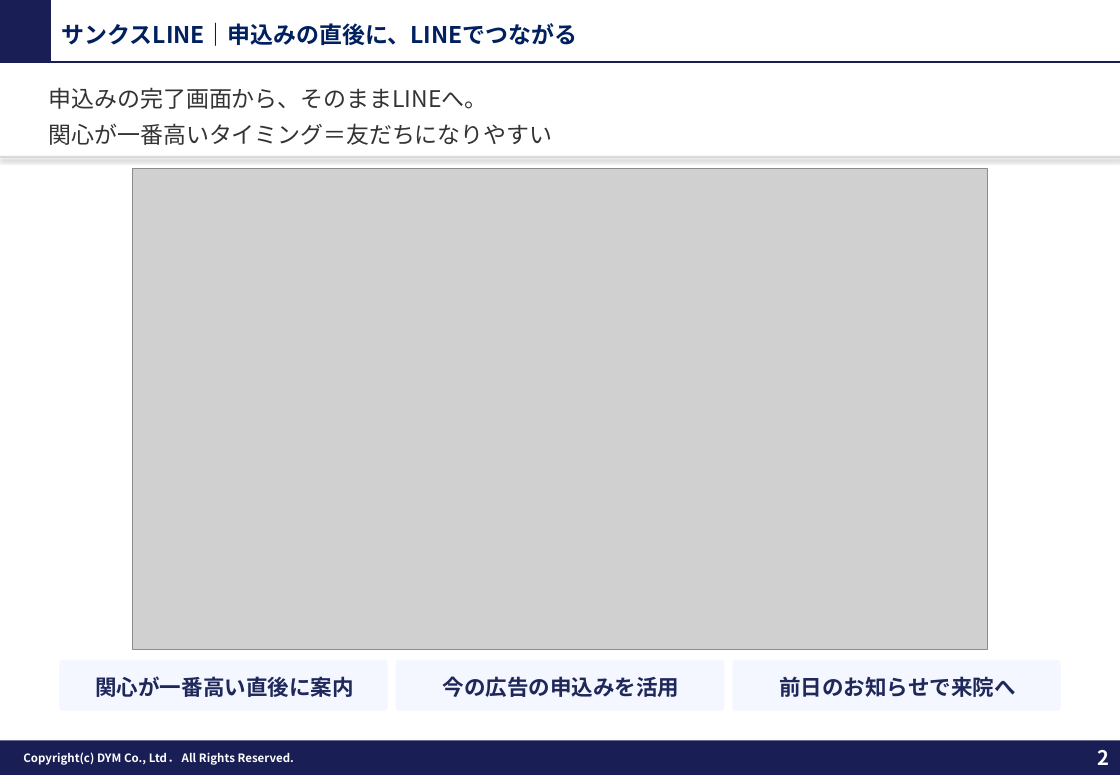
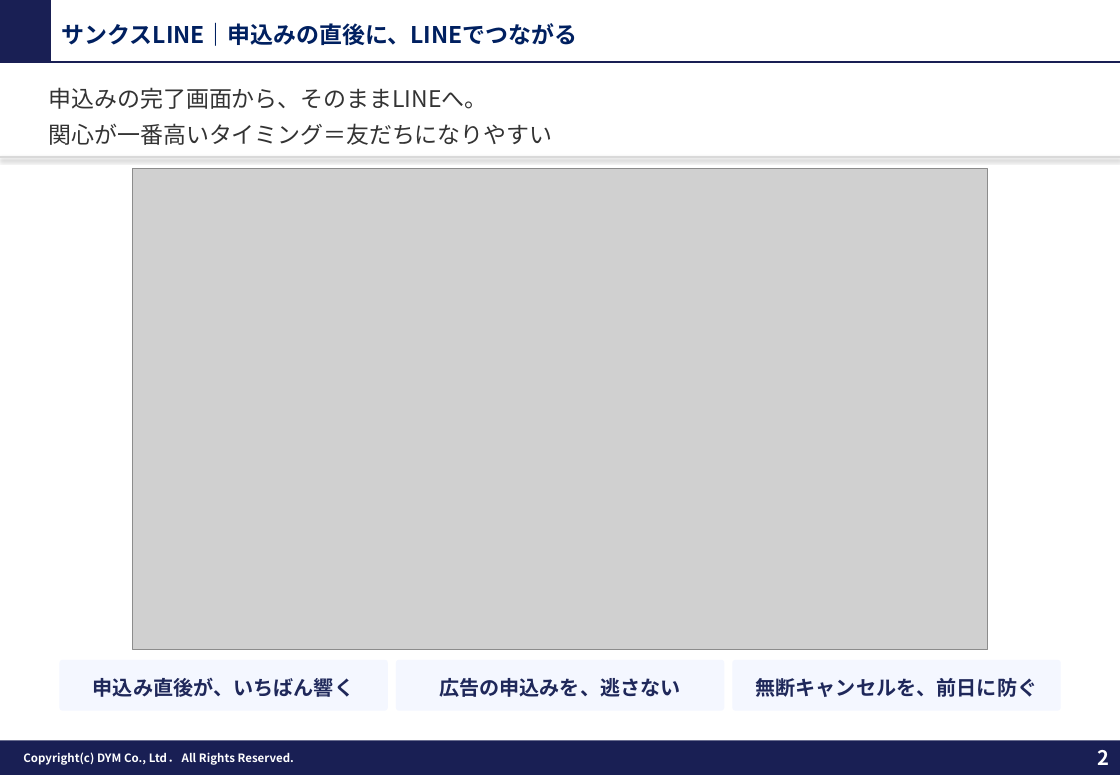
Before and after one commit to tonomura-r-dev/folder, a slide deck: slide 2 of 20261001_サンクスLINEのご提案.pptx. Drawn at 1120x775 pixels with LibreOffice and Linux fonts; fonts in the diff are those of the drawing; grey boxes stand for pictures; background and template pictures are left out. Boxes give left, top, right and bottom in pixels: in the first picture for what was removed or moved away, otherwise in the second. Text is boxed around its words. In the diff, an @@ line names an element or a change of style, - is before the commit and + after.

```diff
--- a/20261001_サンクスLINEのご提案.pptx
+++ b/20261001_サンクスLINEのご提案.pptx
@@ text in rounded rectangle at (93, 678, 354, 697): text changed; size 15 to 14 pt @@
-関心が一番高い直後に案内
+申込み直後が、いちばん響く
@@ text in rounded rectangle at (439, 678, 681, 697): text changed; size 15 to 14 pt @@
-今の広告の申込みを活用
+広告の申込みを、逃さない
@@ text in rounded rectangle at (755, 678, 1037, 697): text changed; size 15 to 14 pt @@
-前日のお知らせで来院へ
+無断キャンセルを、前日に防ぐ
```
Also in this commit, not shown: 2 other files.
